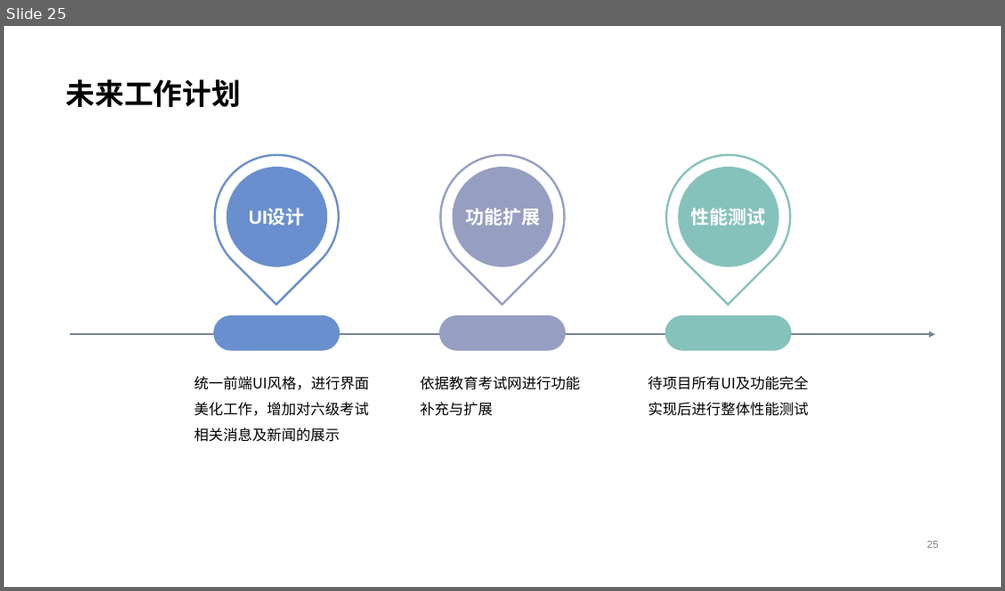
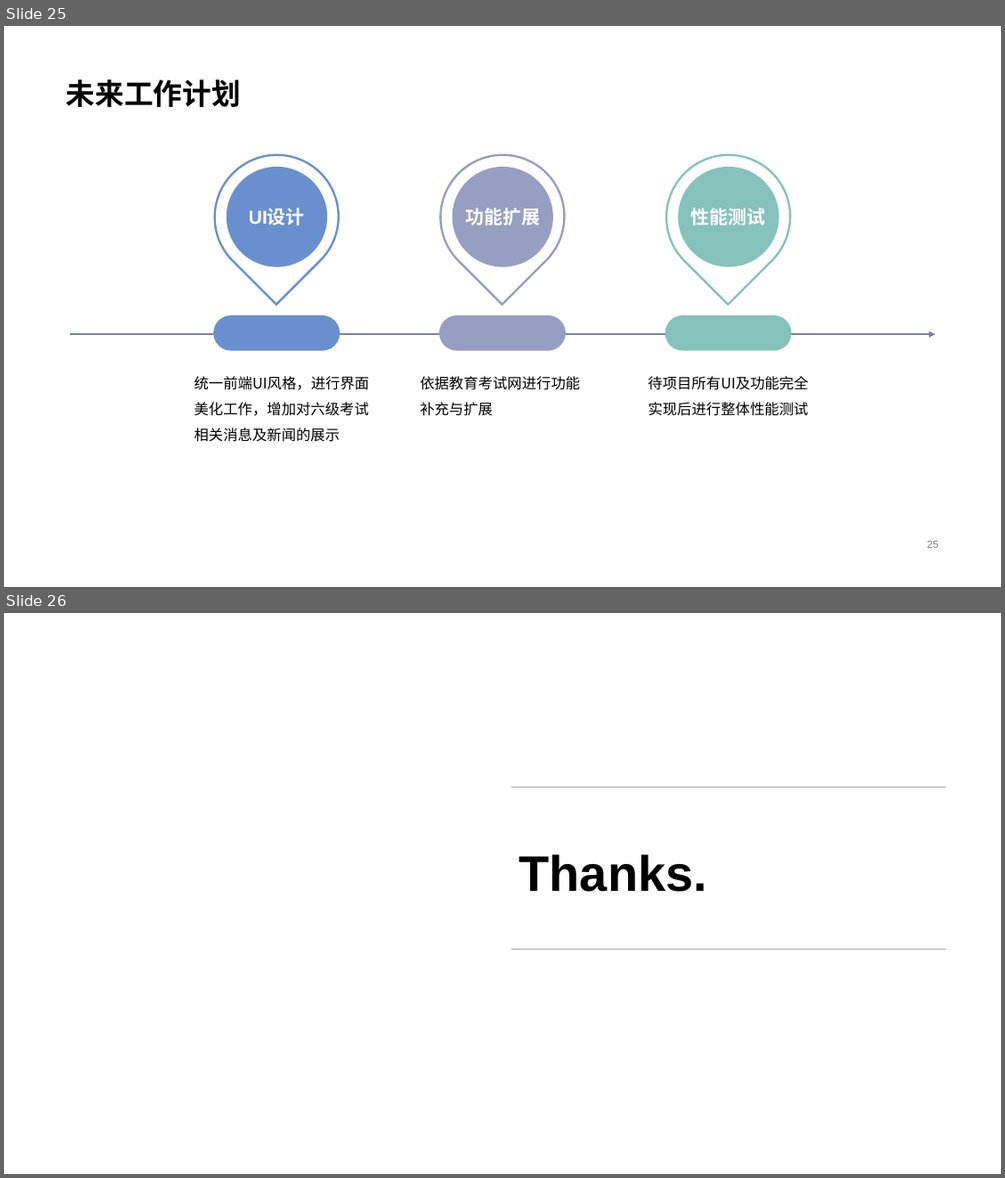
Before and after one commit to ZhaoYang0125/CABSE-JS, a slide deck: 提交物/大作业展示ppt.pptx. Shown one above the other, each under a label of ours: slide 25 before the commit, slides 25 and 26 after it. The pictures are 1005x591 and 1005x1178 pixels, drawn with LibreOffice and Linux fonts; fonts in the diff are those of the drawing; background and template pictures are left out. Boxes give left, top, right and bottom in pixels: in the first picture for what was removed or moved away, otherwise in the second. Text is boxed around its words. In the diff, an @@ line names an element or a change of style, - is before the commit and + after.

```diff
--- a/提交物/大作业展示ppt.pptx
+++ b/提交物/大作业展示ppt.pptx
@@ slide 26 added at [4, 613, 1001, 1174], background #FFFFFF @@
@@ line added from (512, 787) to (947, 787), #A6A6A6 0.5 pt @@
@@ title added at [519, 854, 707, 892], 48 pt, text #000000, bold @@
+Thanks.
@@ line added from (512, 949) to (947, 949), #A6A6A6 0.5 pt @@
```
Also in this commit, not shown: 6 slides changed, 1 slide removed.
